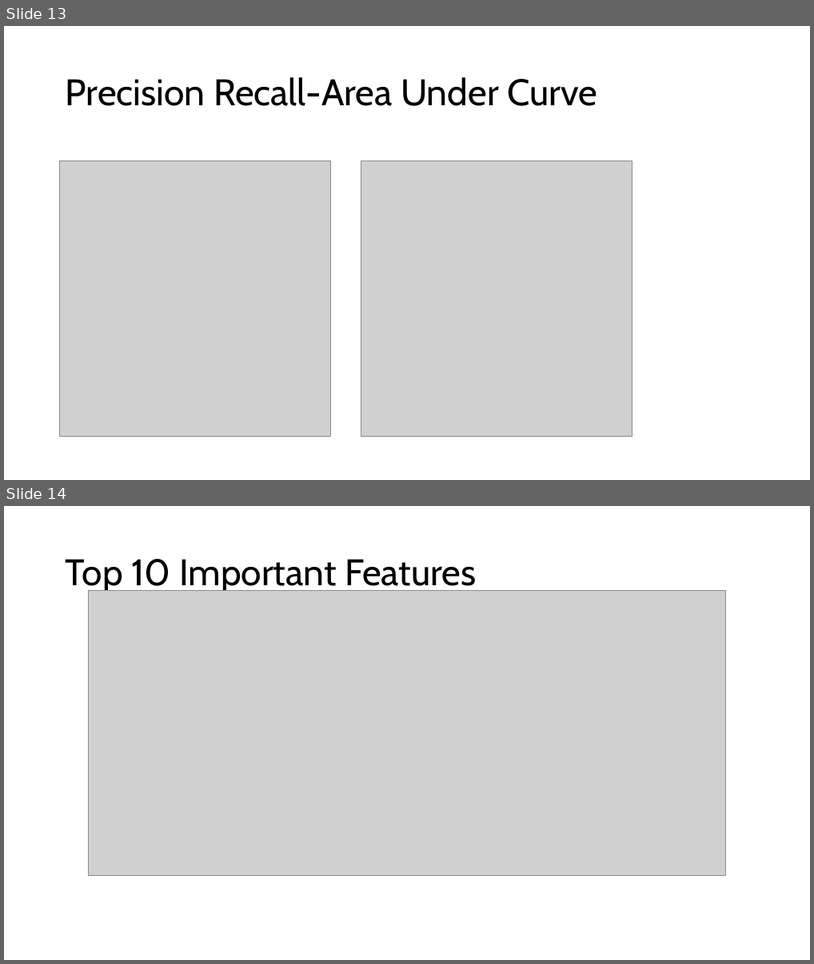
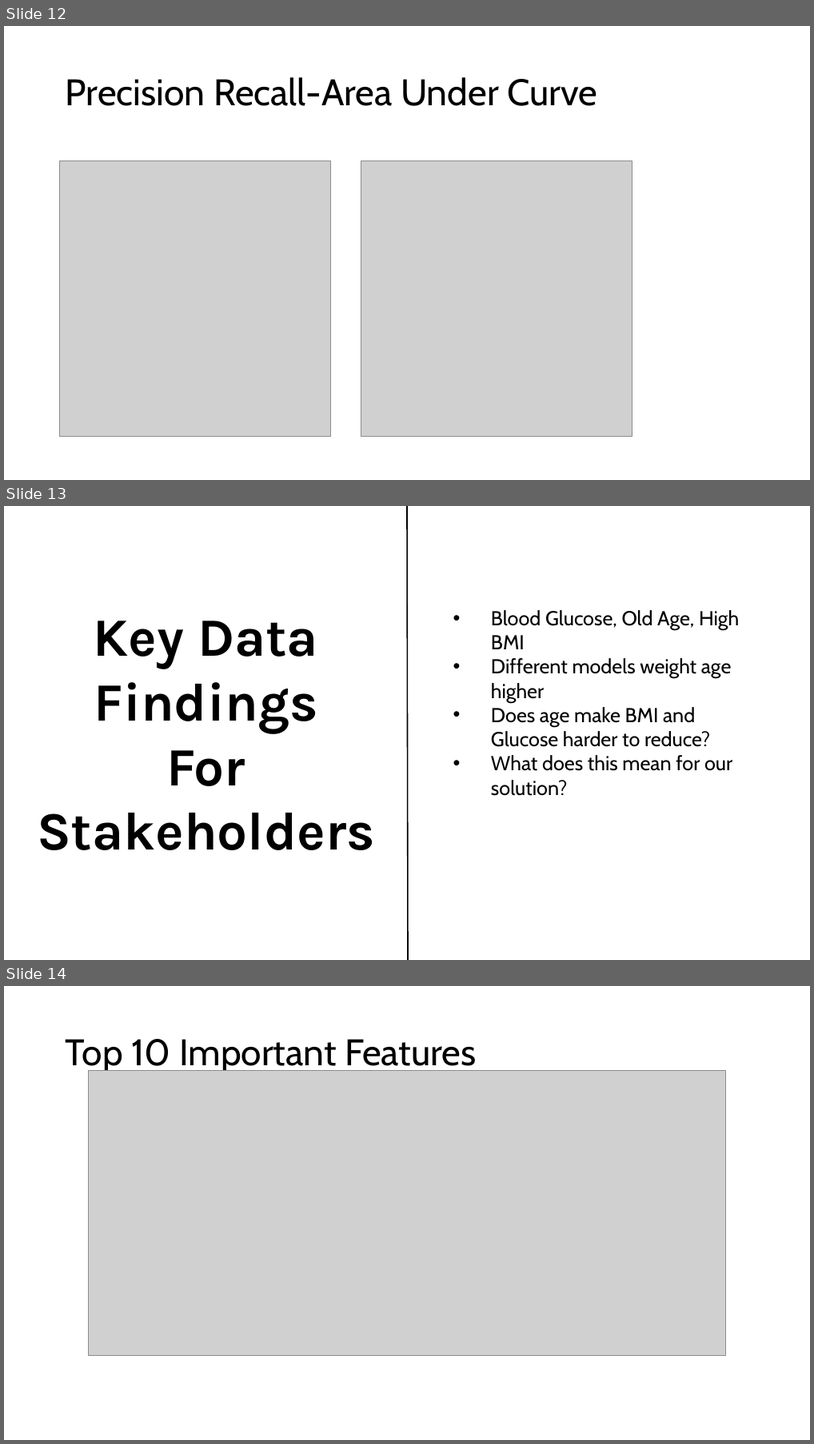
Before and after one commit to adnt01/stroke_factors_analysis, a slide deck: report_and_presentation/Cohort8_DS3_Presentation.pptx. Shown one above the other, each under a label of ours: slides 13 and 14 before the commit, slides 12, 13 and 14 after it. The pictures are 814x964 and 814x1444 pixels, drawn with LibreOffice and Linux fonts; fonts in the diff are those of the drawing; grey boxes stand for pictures; background and template pictures are left out. Boxes give left, top, right and bottom in pixels: in the first picture for what was removed or moved away, otherwise in the second. Text is boxed around its words. In the diff, an @@ line names an element or a change of style, - is before the commit and + after.

```diff
--- a/report_and_presentation/Cohort8_DS3_Presentation.pptx
+++ b/report_and_presentation/Cohort8_DS3_Presentation.pptx
@@ slide 13 added at <box>4,506,810,960</box>, background picture (left out) @@
@@ line added from (408, 960) to (407, 506), #000000 1.5 pt @@
@@ text added at <box>37,620,375,850</box>, 64 pt, text #000000, bold @@
+Key Data
+Findings
+For Stakeholders
@@ text added at <box>491,610,739,796</box>, 24 pt, text #000000 @@
+• Blood Glucose, Old Age, High BMI
+• Different models weight age higher
+• Does age make BMI and Glucose harder to reduce?
+• What does this mean for our solution?
@@ what was slide 13 is now slide 12 @@
```
Also in this commit, not shown: 5 slides changed, 6 other slides added, 6 slides removed.
